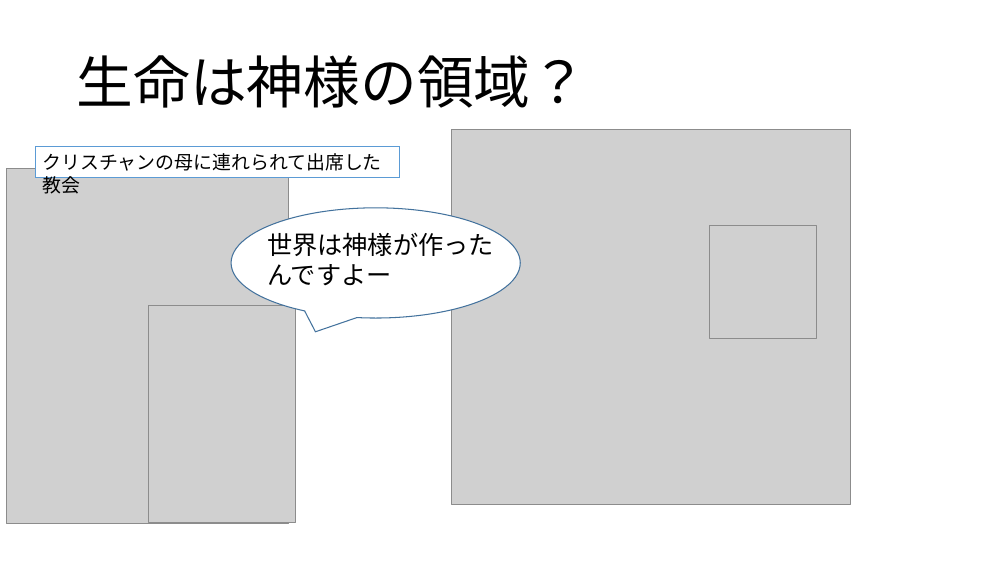
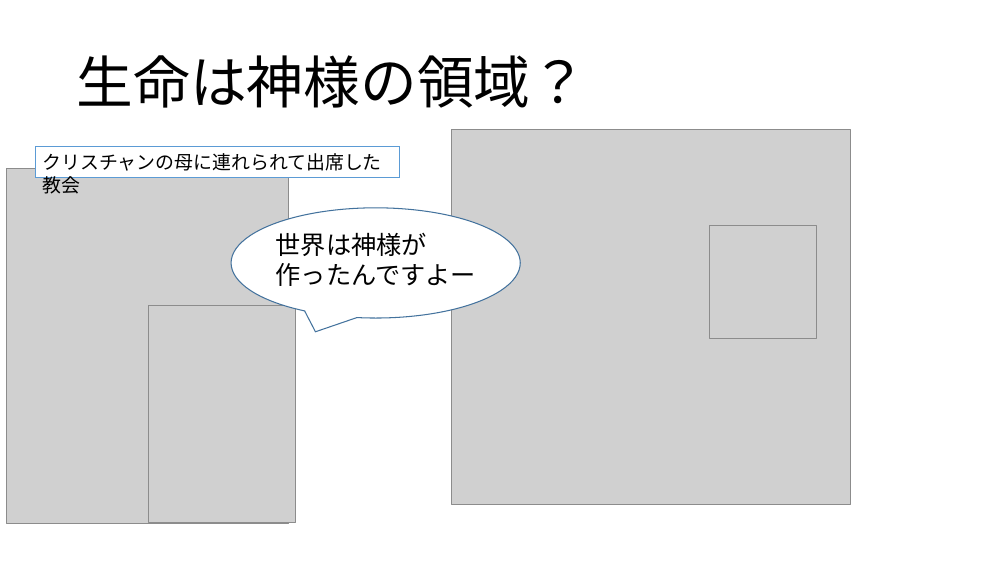
Before and after one commit to WaiEnu/Gs_kadai, a slide deck: slide 16 of sotusei_siryo/企画メンタリングLTフィードバック.pptx (slide 13 before the commit). Drawn at 1008x567 pixels with LibreOffice and Linux fonts; fonts in the diff are those of the drawing; grey boxes stand for pictures. Boxes give left, top, right and bottom in pixels: in the first picture for what was removed or moved away, otherwise in the second. Text is boxed around its words. In the diff, an @@ line names an element or a change of style, - is before the commit and + after.

```diff
--- a/sotusei_siryo/企画メンタリングLTフィードバック.pptx
+++ b/sotusei_siryo/企画メンタリングLTフィードバック.pptx
@@ text at [276,232,476,286]: text changed @@
-世界は神様が作ったんですよー
+世界は神様が
+作ったんですよー
```
Also in this commit, not shown: 1 other slide changed, 3 slides added, 2 other files.
